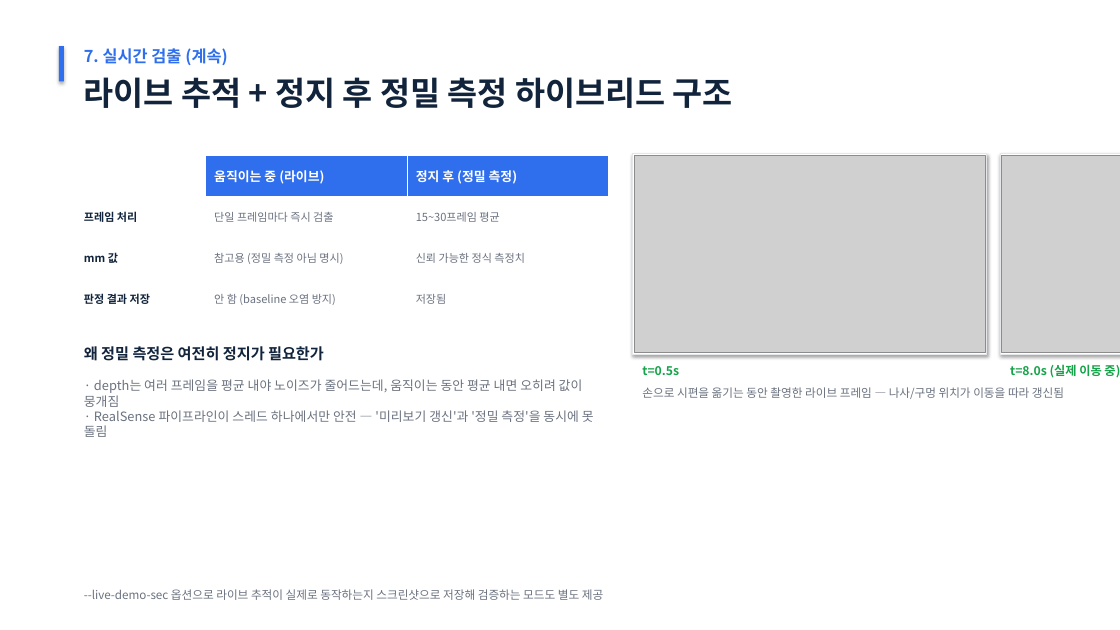
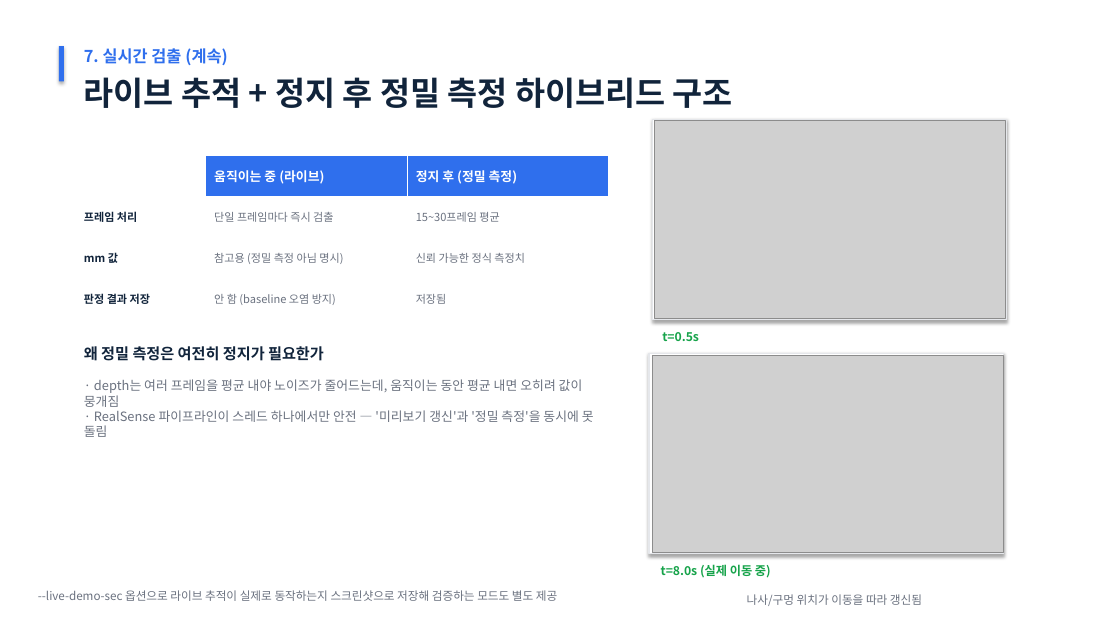
Before and after one commit to chaehyeok-Lee/camera_prac2, a slide deck: slide 10 of 나사_삽입_불량_검출_발표자료.pptx. Drawn at 1120x630 pixels with LibreOffice and Linux fonts; fonts in the diff are those of the drawing; grey boxes stand for pictures. Boxes give left, top, right and bottom in pixels: in the first picture for what was removed or moved away, otherwise in the second. Text is boxed around its words. In the diff, an @@ line names an element or a change of style, - is before the commit and + after.

```diff
--- a/나사_삽입_불량_검출_발표자료.pptx
+++ b/나사_삽입_불량_검출_발표자료.pptx
@@ 1 picture, 1 text, 1 rectangle moved together from (x1=633, y1=154, x2=987, y2=375) to (x1=653, y1=119, x2=1007, y2=341) @@
@@ 1 picture, 1 text, 1 rectangle moved together from (x1=1001, y1=154, x2=1120, y2=378) to (x1=649, y1=353, x2=1004, y2=578) @@
@@ text "--live-demo-sec 옵션으로 라이브 추적이 실제로 ..." moved from (x1=84, y1=589, x2=603, y2=600) to (x1=38, y1=590, x2=557, y2=601) @@
@@ text at (x1=747, y1=594, x2=922, y2=606): text changed @@
-손으로 시편을 옮기는 동안 촬영한 라이브 프레임 — 나사/구멍 위치가 이동을 따라 갱신됨
+나사/구멍 위치가 이동을 따라 갱신됨
```
Also in this commit, not shown: 4 other slides changed.
